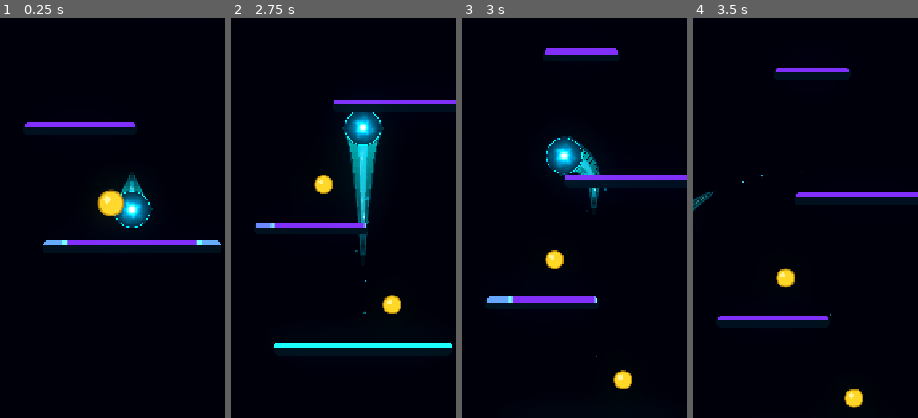
Above: before the commit, frames 1-4 (left to right).
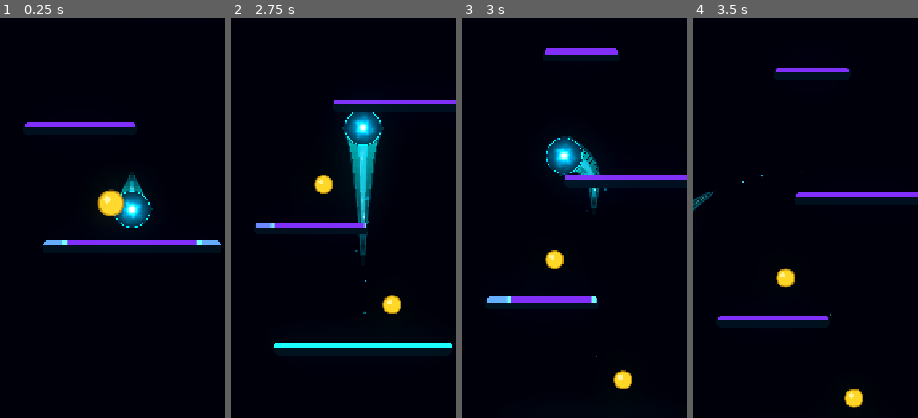
Above: after the commit, the same moments.

Repository: Kryodo/TowerJump
Game: Godot game, scene res://scenes/main.tscn
The game is run twice, just before and just after one commit, with the same random seed, the same clock (stepped at 60 frames per second) and the same inputs.
Inputs (mouse positions are % of the whole screen's width and height, from its top left):
- Up to frame 1 (0.25 s): no input
- Up to frame 2 (2.75 s): move the mouse to (72, 45) at 0.52 s; hold Right (ui_right) 0.53-1.25 s; click (72, 45) at 0.67 s; drag from (30, 55) to (47, 31) at 1.27 s; click "Nochmal spielen" at 2 s
- Up to frame 3 (3 s): move the mouse to (60, 28) at 2.77 s; hold Left (ui_left) from 2.78 s (still down)
- Up to frame 4 (3.5 s): keep holding Left (ui_left)
The pictures show only the part of the screen within x 21-71%, y 29-79%; the shares and areas given below are measured in that part.

Frames 1-2 are identical in both runs. In frame 3, less than 0.1% of the frame differs, in the area x 19-60%, y 69-72%; in frame 4, nothing differs.

Commit message:
Safeguard landing feedback against chaotic steering

Diff:
--- a/scripts/landing/landing_feedback_controller.gd
+++ b/scripts/landing/landing_feedback_controller.gd
@@ -26,6 +26,18 @@
 const LANDING_FEEDBACK_TARGET_META := "_towerjump_landing_feedback_target"
 
 const TARGET_SWITCH_DY_MARGIN := 36.0
+const TARGET_SWITCH_TIME_MARGIN := 0.08
+
+# Wild left/right input is deliberately filtered for FEEDBACK PREDICTION ONLY.
+# Ball physics continue to receive the real input unchanged.
+const FEEDBACK_STEERING_RESPONSE := 18.0
+const FEEDBACK_STEERING_REVERSAL_RESPONSE := 7.0
+const FEEDBACK_STEERING_RELEASE_RESPONSE := 12.0
+
+# Once landing is close, the already-selected platform gets a short commitment
+# window. Ambiguity should hold the visual state instead of causing a reset.
+const LATE_LANDING_COMMIT_TIME := 0.45
+const LATE_LANDING_LOSS_GRACE := 0.18
 
 # Visual timing behavior preserved from the current tested prototype.
 const APPROACH_TIME_BUFFER_MAX := 0.14
@@ -37,6 +49,9 @@
 var _ball: CharacterBody2D = null
 var _approach_target: Node2D = null
 var _retracting_targets: Array[Node2D] = []
+
+var _feedback_steering_input: float = 0.0
+var _target_loss_elapsed: float = 0.0
 
 func _ready() -> void:
 	_ball = get_node_or_null(ball_path) as CharacterBody2D
@@ -63,8 +78,32 @@
 		if _ball == null:
 			return
 
+	_update_feedback_steering(delta)
 	_update_landing_target(delta)
 	_update_retracting_targets(delta)
+
+func _update_feedback_steering(delta: float) -> void:
+	var raw_input: float = clampf(
+		float(_ball.input_direction),
+		-1.0,
+		1.0
+	)
+
+	var response := FEEDBACK_STEERING_RELEASE_RESPONSE
+	if absf(raw_input) > 0.01:
+		if (
+			absf(_feedback_steering_input) > 0.01
+			and signf(raw_input) != signf(_feedback_steering_input)
+		):
+			response = FEEDBACK_STEERING_REVERSAL_RESPONSE
+		else:
+			response = FEEDBACK_STEERING_RESPONSE
+
+	_feedback_steering_input = move_toward(
+		_feedback_steering_input,
+		raw_input,
+		response * delta
+	)
 
 func _update_landing_target(delta: float) -> void:
 	var prediction := _get_stable_landing_prediction()
@@ -98,12 +137,15 @@
 	var predicted_x := float(prediction.get("predicted_x", _approach_target.global_position.x))
 	var edge_factor := float(prediction.get("edge_factor", 0.0))
 
-	_approach_target.set_landing_approach_feedback(
-		time_to_land,
-		predicted_x,
-		edge_factor,
-		delta
-	)
+	if bool(prediction.get("uncertain", false)):
+		_approach_target.stabilize_landing_approach_feedback(delta)
+	else:
+		_approach_target.set_landing_approach_feedback(
+			time_to_land,
+			predicted_x,
+			edge_factor,
+			delta
+		)
 
 	landing_approach_updated.emit(
 		_approach_target,
@@ -149,6 +191,8 @@
 		)
 
 		if not current_prediction.is_empty():
+			_target_loss_elapsed = 0.0
+
 			if best_prediction.is_empty():
 				return current_prediction
 
@@ -162,11 +206,46 @@
 			var best_dy: float = (
 				best_target.global_position.y - _ball.global_position.y
 			)
-
-			# Keep the existing target unless another platform is clearly better.
-			# This prevents tiny trajectory changes from moving the neon target.
+			var current_time: float = float(
+				current_prediction.get("time_to_land", INF)
+			)
+			var best_time: float = float(
+				best_prediction.get("time_to_land", INF)
+			)
+
+			# Normal hysteresis: a tiny trajectory change must not swap targets.
 			if best_dy >= current_dy - TARGET_SWITCH_DY_MARGIN:
 				return current_prediction
+
+			# Late commitment: once the current target is close to landing, keep
+			# its identity unless another target is materially better in BOTH
+			# vertical distance and landing time.
+			if current_time <= LATE_LANDING_COMMIT_TIME:
+				var materially_better := (
+					best_dy < current_dy - TARGET_SWITCH_DY_MARGIN
+					and best_time + TARGET_SWITCH_TIME_MARGIN < current_time
+				)
+				if not materially_better:
+					return current_prediction
+
+			return best_prediction
+
+		# The current target became briefly unresolvable. Hold its last known
+		# landing prediction for a short grace window instead of immediately
+		# flipping the platform into a retraction/reset.
+		_target_loss_elapsed += get_physics_process_delta_time()
+		if _target_loss_elapsed <= LATE_LANDING_LOSS_GRACE:
+			var held_prediction: Dictionary = {
+				"platform": stable_target,
+				"time_to_land": 0.0,
+				"predicted_x": _ball.global_position.x,
+				"local_x": 0.0,
+				"edge_factor": 0.0,
+				"uncertain": true,
+			}
+			return held_prediction
+
+	_target_loss_elapsed = 0.0
 
 	if not best_prediction.is_empty():
 		_ball.set_meta(
@@ -177,6 +256,7 @@
 		_ball.set_meta(LANDING_FEEDBACK_TARGET_META, null)
 
 	return best_prediction
+
 
 func _get_platform_prediction(
 	ball: CharacterBody2D,
@@ -253,6 +333,7 @@
 		"predicted_x": predicted_x,
 		"local_x": local_x,
 		"edge_factor": edge_factor,
+		"feedback_steering": _feedback_steering_input,
 	}
 
 func _predict_horizontal_displacement(
@@ -263,11 +344,7 @@
 		return 0.0
 
 	var initial_velocity: float = float(ball.velocity.x)
-	var steering_input: float = clampf(
-		float(ball.input_direction),
-		-1.0,
-		1.0
-	)
+	var steering_input: float = _feedback_steering_input
 	var max_speed: float = float(ball.max_horizontal_speed)
 
 	if max_speed <= 0.0:
